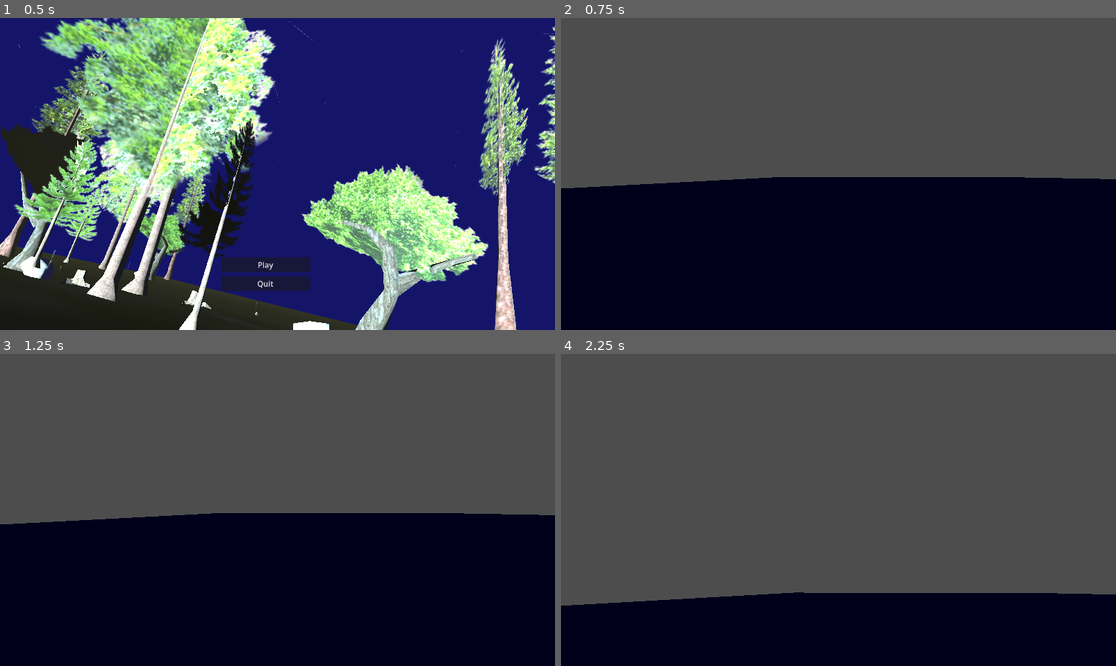
Above: before the commit, frames 1-4 (two rows, left to right).
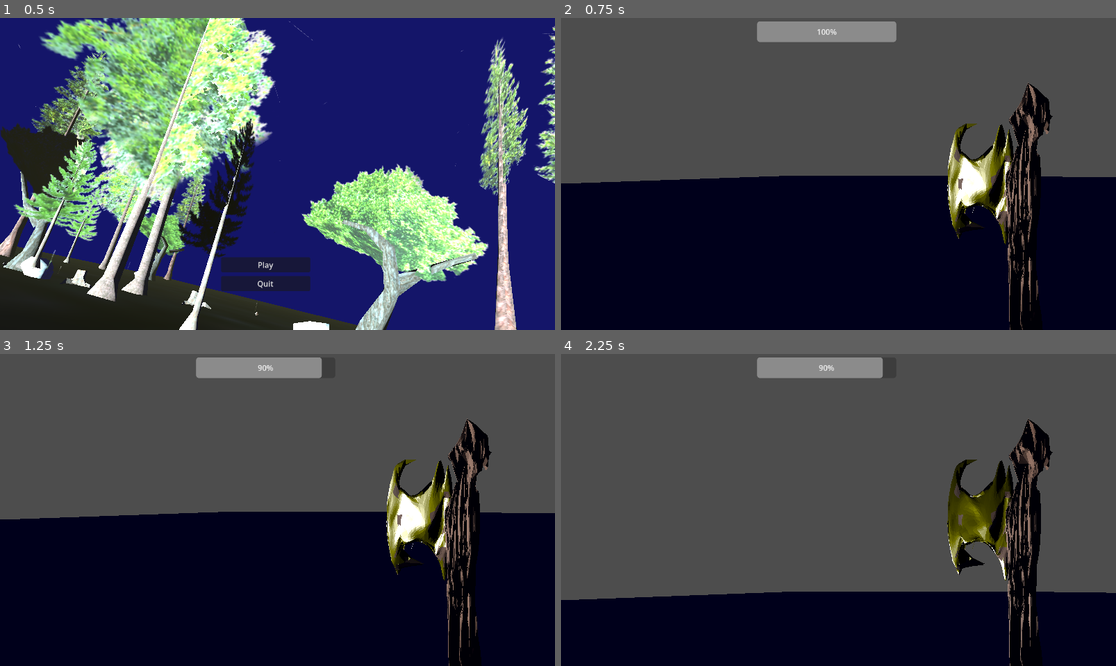
Above: after the commit, the same moments.

Repository: Kokojambobackend/newgithub
Game: Godot game, scene res://menu.tscn
Same seed, same stepped clock (60 frames per second), same inputs: the game is played once before the commit and once after it.
Inputs (mouse positions are in pixels of both pictures, inside the frame that each line leads up to):
- Up to frame 1 (0.5 s): no input
- Up to frame 2 (0.75 s): click "Play" at 0.5 s
- Up to frame 3 (1.25 s): no input
- Up to frame 4 (2.25 s): tap Enter (ui_accept) at 1.25, 1.52, 2 s; move the mouse to (866, 510) at 1.27 s; press the mouse at (866, 510) at 1.28 s; hold Up (ui_up) from 1.28 s (still down); move the mouse to (810, 510) at 2.02 s; release the mouse at (810, 510) at 2.03 s; click (810, 510) at 2.1 s

Frame 1 is identical in both runs. In frame 2, 6.9% of the frame differs, in the area x 0-100%, y 1-100%; in frame 3, 6.7%; in frame 4, 7.9%.

Commit message:
axe and hp

Diff:
--- a/main.tscn
+++ b/main.tscn
@@ -2,6 +2,7 @@
 
 [ext_resource type="PackedScene" uid="uid://cadcyi2osg084" path="res://player.tscn" id="1_ig7tw"]
 [ext_resource type="PackedScene" uid="uid://kx36tcor82sf" path="res://enemy.tscn" id="2_0xm2m"]
+[ext_resource type="PackedScene" uid="uid://c1runvc0swp5e" path="res://models/топор1.glb" id="2_h2yge"]
 
 [sub_resource type="BoxMesh" id="BoxMesh_ig7tw"]
 
@@ -28,9 +29,30 @@
 shape = SubResource("BoxShape3D_ig7tw")
 
 [node name="Player" parent="." unique_id=1418235385 instance=ExtResource("1_ig7tw")]
-transform = Transform3D(1, 0, 0, 0, 1, 0, 0, 0, 1, -33.77152, 3.8263955, -128.12143)
+transform = Transform3D(1, 0, 0, 0, 1, 0, 0, 0, 1, -33.77152, 5.030546, -128.12143)
 rotation_order = 0
 axis_lock_linear_y = false
 
+[node name="Camera3D" parent="Player" index="0" unique_id=589368952]
+transform = Transform3D(1, 0, 0, 0, 1, 0, 0, 0, 1, 0, 0.587275, 0)
+
+[node name="axe" parent="Player/Camera3D" index="0" unique_id=733474908 instance=ExtResource("2_h2yge")]
+transform = Transform3D(-0.04472052, 0, -0.0050075124, 0, 0.045, 0, 0.0050075124, 0, -0.04472052, 0.5740166, -0.817132, -0.61657715)
+
 [node name="enemy" parent="." unique_id=2098724909 instance=ExtResource("2_0xm2m")]
 transform = Transform3D(1, 0, 0, 0, 1, 0, 0, 0, 1, -30.497498, 4.945058, -126.38925)
+
+[node name="DirectionalLight3D" type="DirectionalLight3D" parent="." unique_id=1017535637]
+transform = Transform3D(-0.92961574, 0, -0.3685303, 0, 1, 0, 0.3685303, 0, -0.92961574, 2375.543, 2784.2043, -3074.0466)
+light_energy = 2.785
+
+[node name="CanvasLayer" type="CanvasLayer" parent="." unique_id=2048146019]
+
+[node name="ProgressBar" type="ProgressBar" parent="CanvasLayer" unique_id=2137261324]
+offset_left = 407.0
+offset_top = 7.0
+offset_right = 696.0
+offset_bottom = 50.0
+value = 100.0
+
+[editable path="Player"]
--- a/node_3d.tscn
+++ b/node_3d.tscn
@@ -1,7 +1,7 @@
 [gd_scene format=3 uid="uid://cqfvvi11ujqvk"]
 
-[ext_resource type="Texture2D" uid="uid://jsagvnhodfu1" path="res://PSX_Forest_Level_byStarkCrafts/PSX_ForestGround_Tex/PSX_Seamless_ForestWildGround_128px.png" id="1_noarx"]
-[ext_resource type="PackedScene" uid="uid://bfnt73eaye3x0" path="res://PSX_Forest_Level_byStarkCrafts/PSX_Forest_AssetCollection_byStarkCrafts.fbx" id="2_a0tk4"]
+[ext_resource type="Texture2D" uid="uid://jsagvnhodfu1" path="res://models/PSX_Forest_Level_byStarkCrafts/PSX_ForestGround_Tex/PSX_Seamless_ForestWildGround_128px.png" id="1_noarx"]
+[ext_resource type="PackedScene" uid="uid://bfnt73eaye3x0" path="res://models/PSX_Forest_Level_byStarkCrafts/PSX_Forest_AssetCollection_byStarkCrafts.fbx" id="2_a0tk4"]
 [ext_resource type="Script" uid="uid://yo33tpvpvkwf" path="res://camera_3d.gd" id="3_a0tk4"]
 
 [sub_resource type="StandardMaterial3D" id="StandardMaterial3D_r3fl7"]
--- a/player.gd
+++ b/player.gd
@@ -6,8 +6,11 @@
 var hp = 100
 var dead = false
 var damage = 25
+var can_attack = true
 
+@onready var hp_bar = $"../CanvasLayer/ProgressBar"
 @onready var camera = $Camera3D
+@onready var axe = $Camera3D/axe
 
 func _ready():
 	Input.set_mouse_mode(Input.MOUSE_MODE_CAPTURED)
@@ -52,6 +55,8 @@
 	move_and_slide()
 
 func _process(delta):
+	hp_bar.value = hp
+
 	if hp <= 0 and not dead:
 		die()
 
@@ -62,6 +67,12 @@
 
 	#АТАКА
 func attack():
+	if not can_attack:
+		return
+
+	can_attack = false
+
+
 
 	var enemies = get_tree().get_nodes_in_group("enemy")
 
@@ -71,3 +82,7 @@
 
 		if distance < 3:
 			enemy.take_damage(damage)
+
+	await get_tree().create_timer(1.0).timeout
+
+	can_attack = true
Binary file added: low_poly_pixel_axe.glb
Not shown, added: low_poly_pixel_axe.glb.import
Binary file added: low_poly_pixel_axe_0.png
Not shown, added: low_poly_pixel_axe_0.png.import
Binary file added: models/PSX_Forest_Level_byStarkCrafts/PSX_ForestGround_Tex/PSX_Seamless_ForestDryGround_128px.png
Not shown, added: models/PSX_Forest_Level_byStarkCrafts/PSX_ForestGround_Tex/PSX_Seamless_ForestDryGround_128px.png.import
Binary file added: models/PSX_Forest_Level_byStarkCrafts/PSX_ForestGround_Tex/PSX_Seamless_ForestEarthGround_128px.png
Not shown, added: models/PSX_Forest_Level_byStarkCrafts/PSX_ForestGround_Tex/PSX_Seamless_ForestEarthGround_128px.png.import
Binary file added: models/PSX_Forest_Level_byStarkCrafts/PSX_ForestGround_Tex/PSX_Seamless_ForestGravel_Ground_128px.png
Not shown, added: models/PSX_Forest_Level_byStarkCrafts/PSX_ForestGround_Tex/PSX_Seamless_ForestGravel_Ground_128px.png.import
Binary file added: models/PSX_Forest_Level_byStarkCrafts/PSX_ForestGround_Tex/PSX_Seamless_ForestWildGround_128px.png
Not shown, added: models/PSX_Forest_Level_byStarkCrafts/PSX_ForestGround_Tex/PSX_Seamless_ForestWildGround_128px.png.import
(and 38 more such lines)
